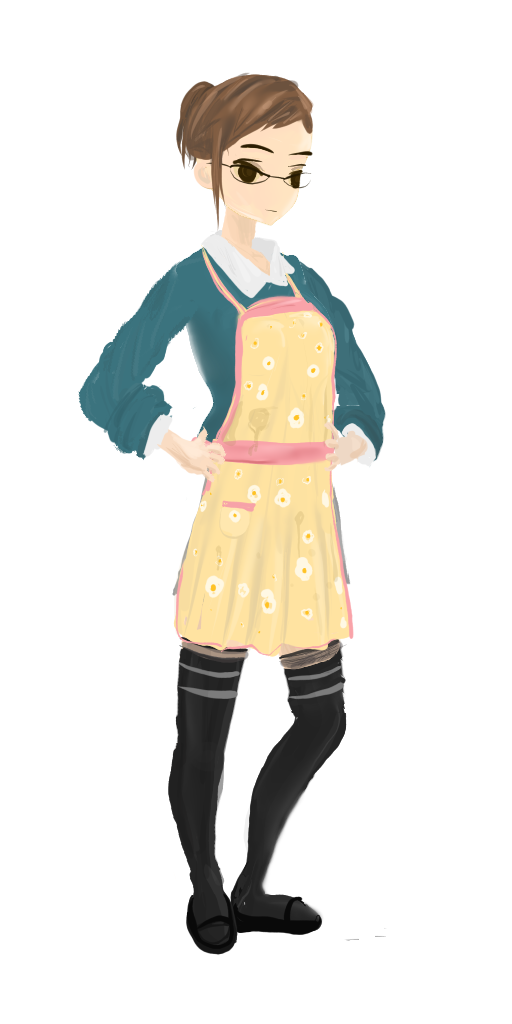
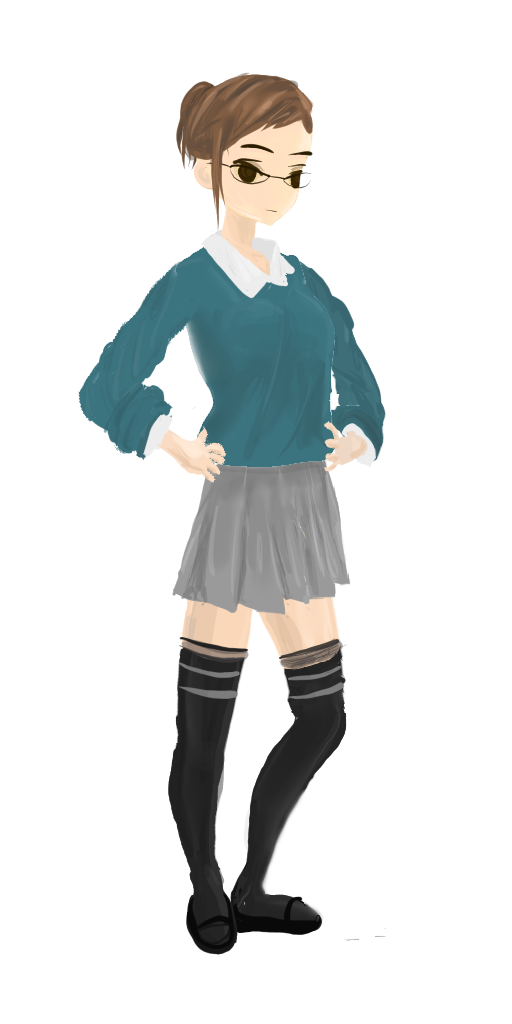
The second (512, 1024) image is a revision of the first. Changes to its layers:
painted on "arm_right" over (173, 245, 354, 641)
hid "apron", painted on it over (173, 245, 354, 663)
painted on "shirt" over (191, 245, 337, 512)
painted on "skirt" over (173, 256, 354, 663)
painted on "leg_right" over (173, 450, 323, 663)
